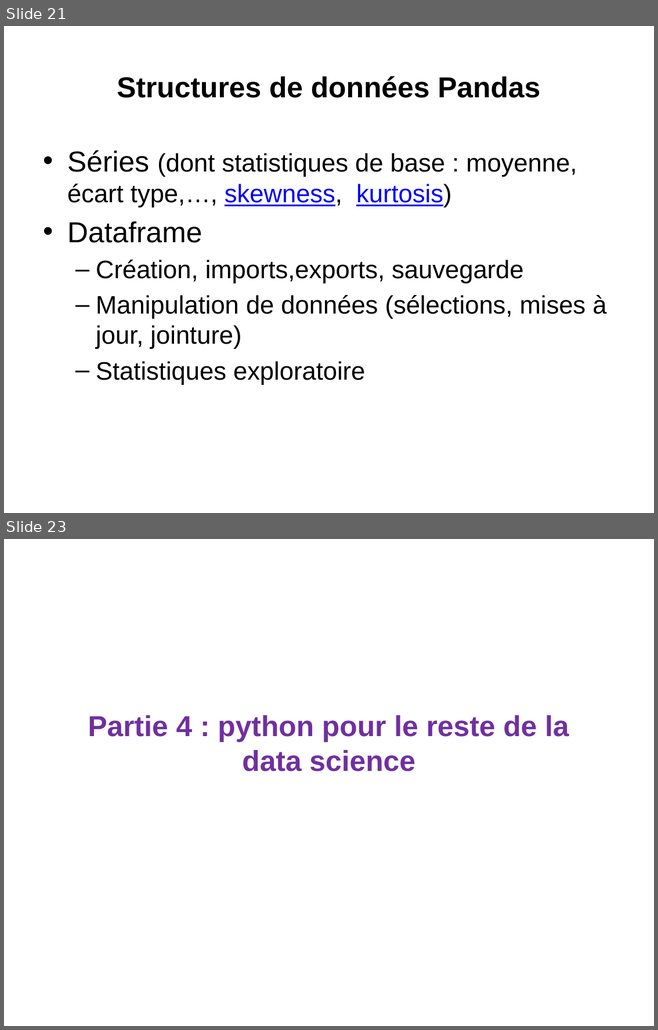
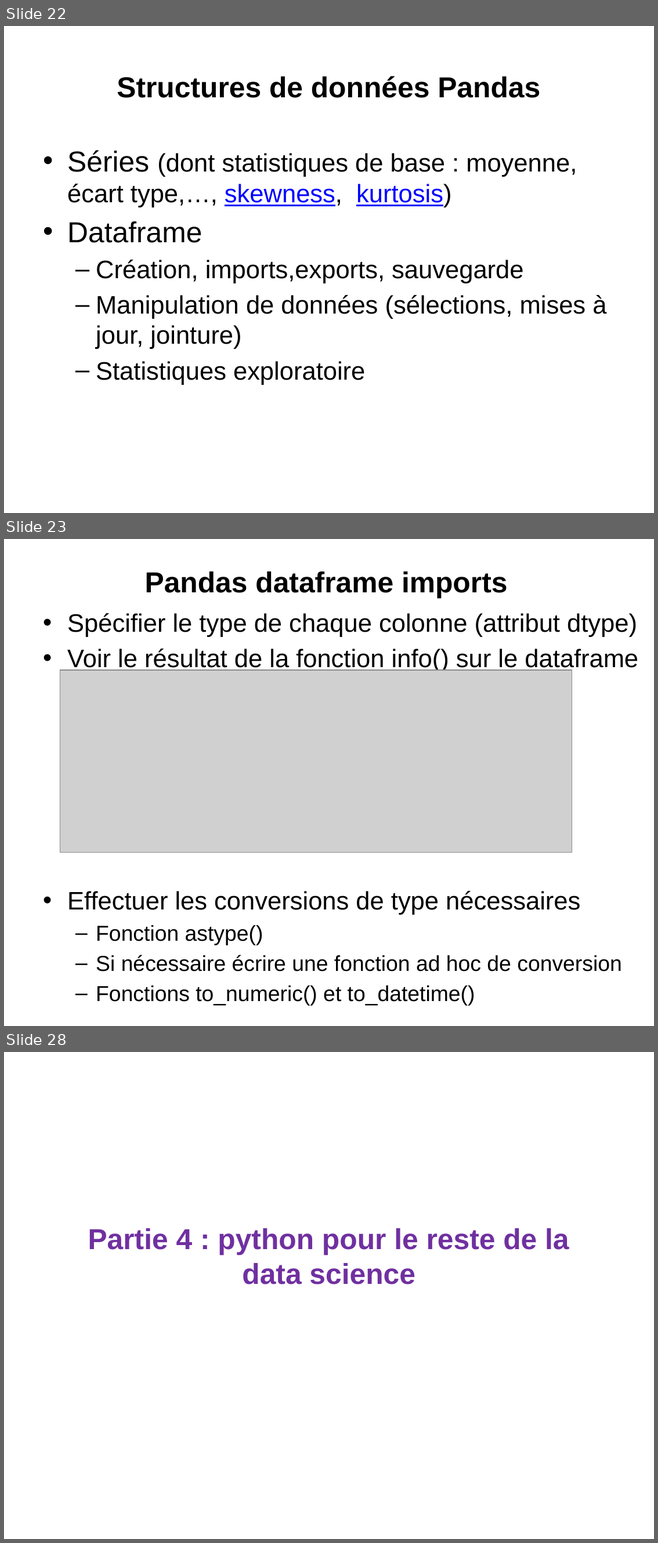
Before and after one commit to loicmidy/formation-python, a slide deck: formation python.pptx. Shown one above the other, each under a label of ours: slides 21 and 23 before the commit, slides 22, 23 and 28 after it; the slides between them are not shown. The pictures are 658x1030 and 658x1543 pixels, drawn with LibreOffice and Linux fonts; fonts in the diff are those of the drawing; grey boxes stand for pictures. Boxes give left, top, right and bottom in pixels: in the first picture for what was removed or moved away, otherwise in the second. Text is boxed around its words. In the diff, an @@ line names an element or a change of style, - is before the commit and + after.

```diff
--- a/formation python.pptx
+++ b/formation python.pptx
@@ slide 23 added at <box>4,539,654,1026</box>, background #FFFFFF @@
@@ title added at <box>145,571,507,598</box>, 32 pt, text #000000, bold @@
+  Pandas dataframe imports
@@ text added at <box>67,613,638,1006</box>, 28 pt, text #000000 @@
+• Spécifier le type de chaque colonne (attribut dtype)
+• Voir le résultat de la fonction info() sur le dataframe pour voir le type des données
+• Effectuer les conversions de type nécessaires
+  – Fonction astype()
+  – Si nécessaire écrire une fonction ad hoc de conversion
+  – Fonctions to_numeric() et to_datetime()
@@ picture added at <box>60,670,571,853</box> @@
@@ what was slide 21 is now slide 22 @@
@@ what was slide 23 is now slide 28 @@
```
Also in this commit, not shown: 2 slides changed, 6 other slides added, 12 other files.
